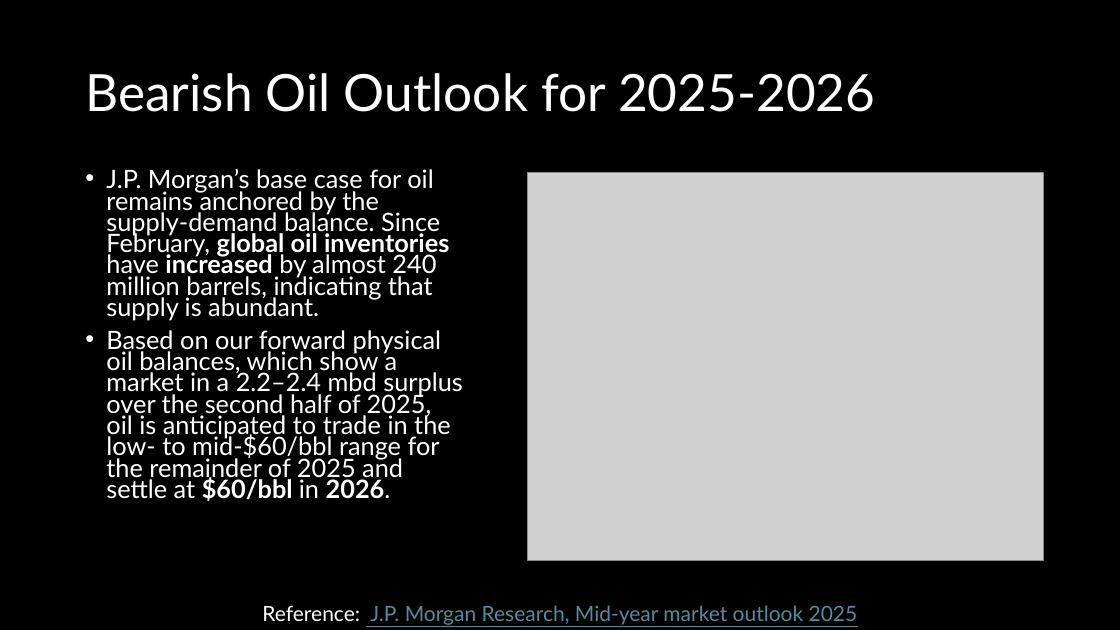
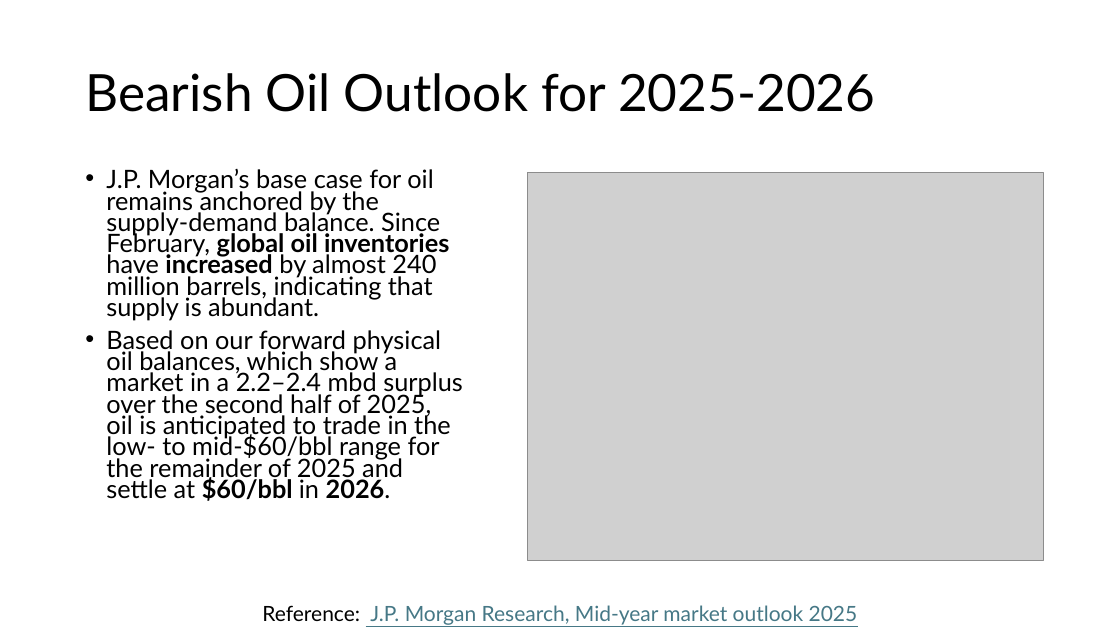
Before and after one commit to mahdi-ghafarian/time-series, a slide deck: slide 18 of borderland/1-cadusd/Presentation/CADUSD.pptx (slide 17 before the commit). Drawn at 1120x630 pixels with LibreOffice and Linux fonts; fonts in the diff are those of the drawing; grey boxes stand for pictures. Boxes give left, top, right and bottom in pixels: in the first picture for what was removed or moved away, otherwise in the second. Text is boxed around its words. In the diff, an @@ line names an element or a change of style, - is before the commit and + after.

```diff
--- a/borderland/1-cadusd/Presentation/CADUSD.pptx
+++ b/borderland/1-cadusd/Presentation/CADUSD.pptx
@@ background #000000 to #FFFFFF @@
@@ title "Bearish Oil Outlook for 2025-2026" at (x1=85, y1=73, x2=875, y2=112): text colour #FFFFFF to #000000 @@
@@ text "J.P. Morgan’s base case for ..." at (x1=106, y1=169, x2=463, y2=501): text colour #FFFFFF to #000000 @@
@@ text "Reference: J.P. Morgan Research, Mid-year ..." at (x1=262, y1=605, x2=858, y2=625): text colour #FFFFFF to #000000 in "Reference:"; text colour #538D9D to #467886 in "J.P. Morgan Research, Mid-year market outlook 2025" @@
```
Also in this commit, not shown: 24 other slides changed, 4 slides added, 2 other files.
